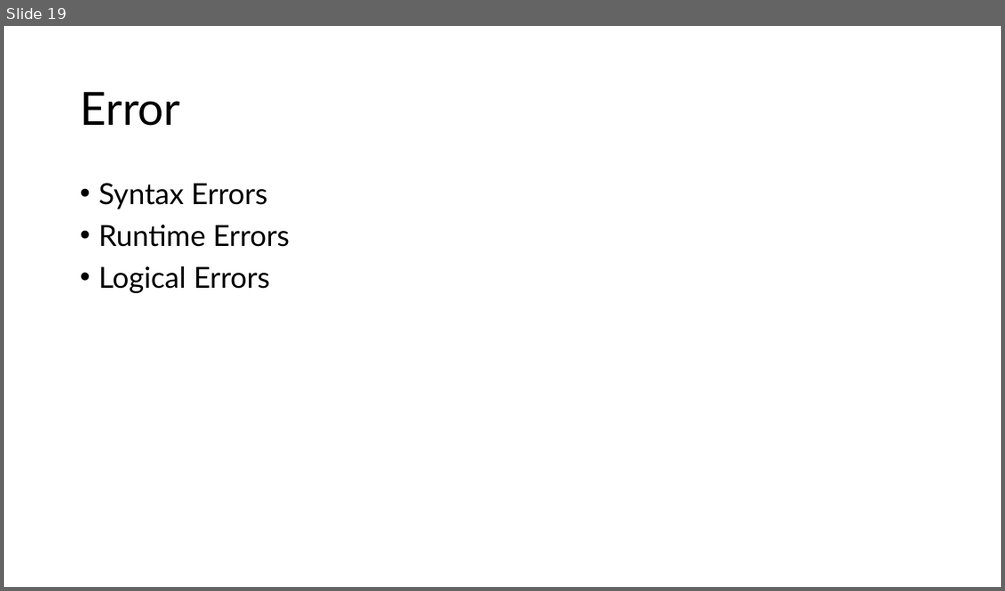
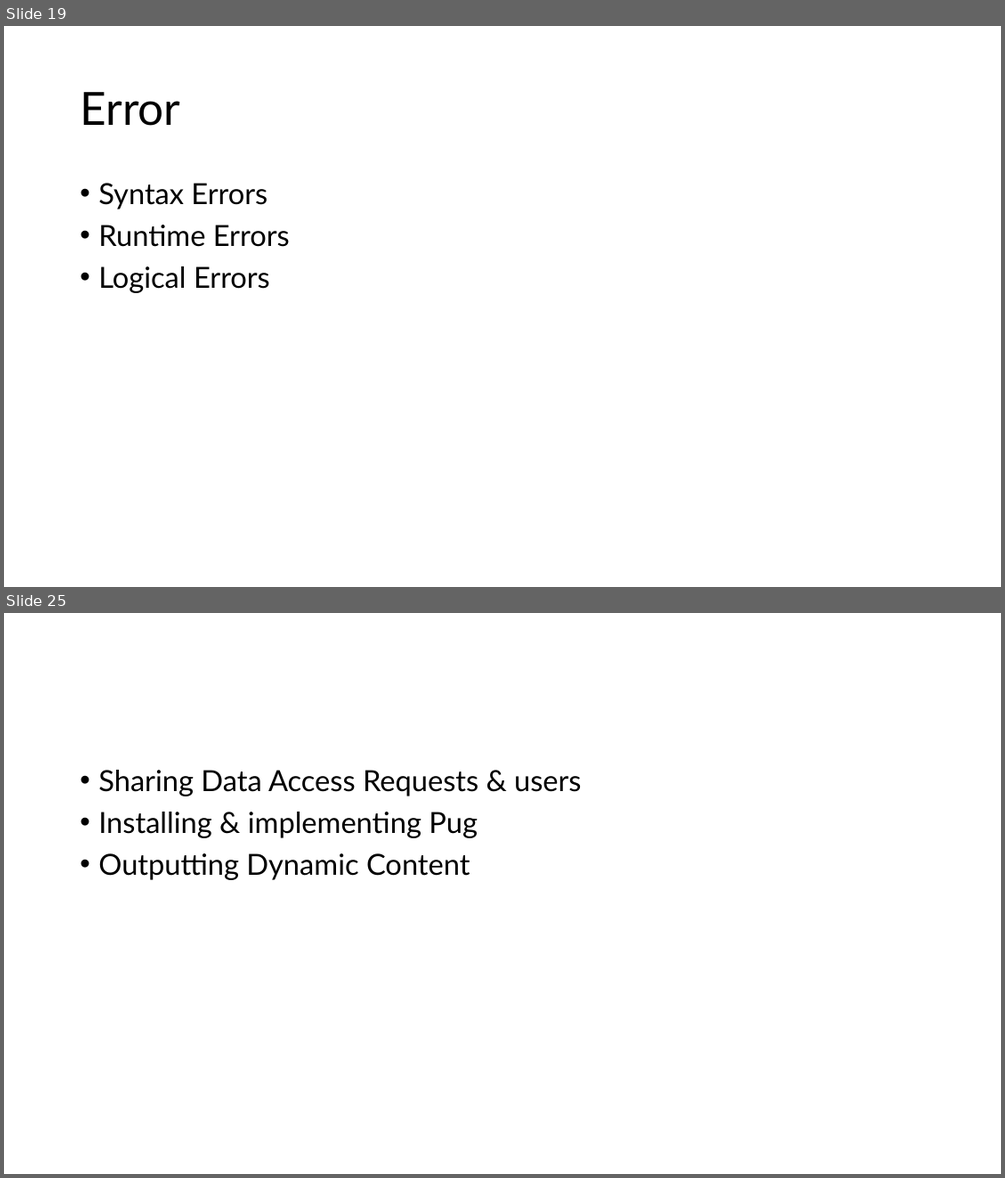
Before and after one commit to PiyushChaturvedii/Batch06, a slide deck: Node/node.pptx. Shown one above the other, each under a label of ours: slide 19 before the commit, slides 19 and 25 after it; the slides between them are not shown. The pictures are 1005x591 and 1005x1178 pixels, drawn with LibreOffice and Linux fonts; fonts in the diff are those of the drawing. Boxes give left, top, right and bottom in pixels: in the first picture for what was removed or moved away, otherwise in the second. Text is boxed around its words. In the diff, an @@ line names an element or a change of style, - is before the commit and + after.

```diff
--- a/Node/node.pptx
+++ b/Node/node.pptx
@@ slide 25 added at (x1=4, y1=613, x2=1001, y2=1174), background #FFFFFF @@
@@ text added at (x1=98, y1=770, x2=581, y2=880), 28 pt, text #000000 @@
+• Sharing Data Access Requests & users
+• Installing & implementing Pug
+• Outputting Dynamic Content
```
Also in this commit, not shown: 2 slides changed, 4 other slides added, 30 other files.
